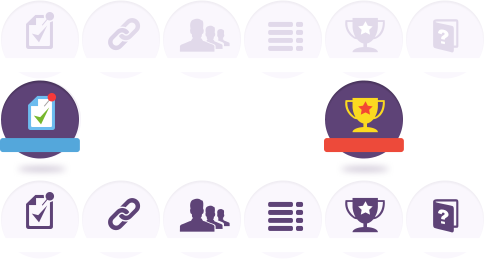
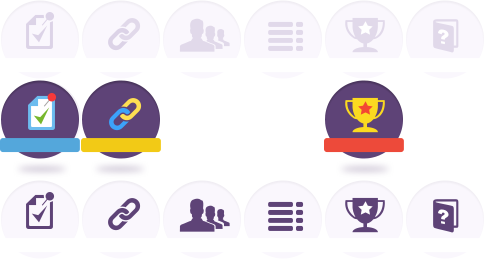
Revision of a layered 486 × 260 image; what changed, layer by layer:
added layer "Слой 16" above "Слой 15" over (81, 80, 161, 177)
